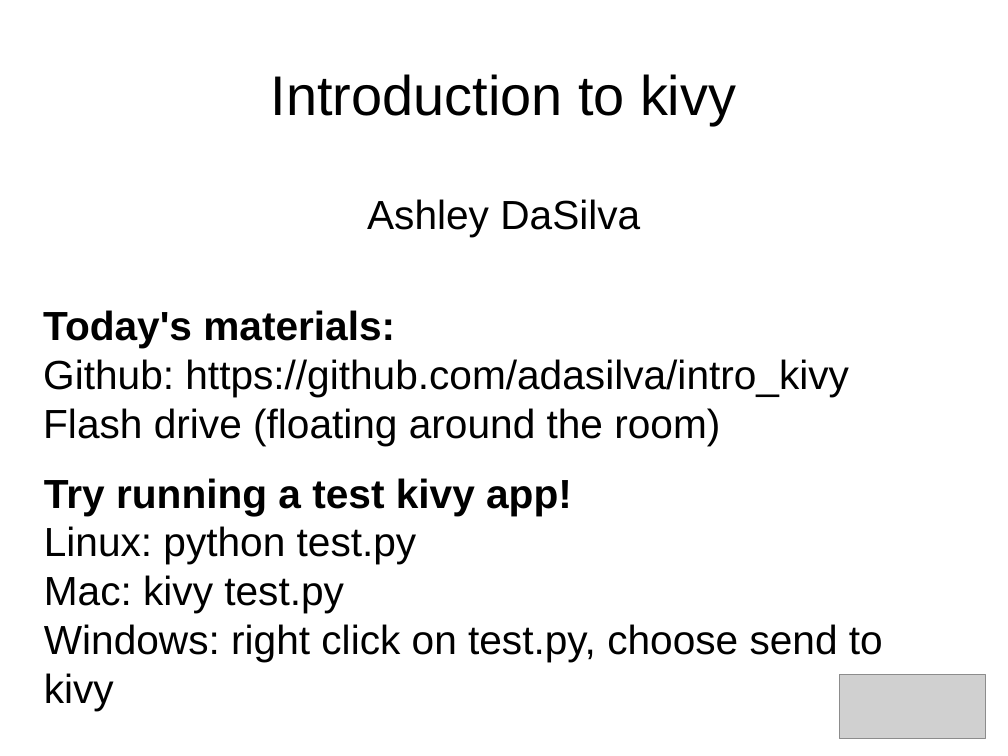
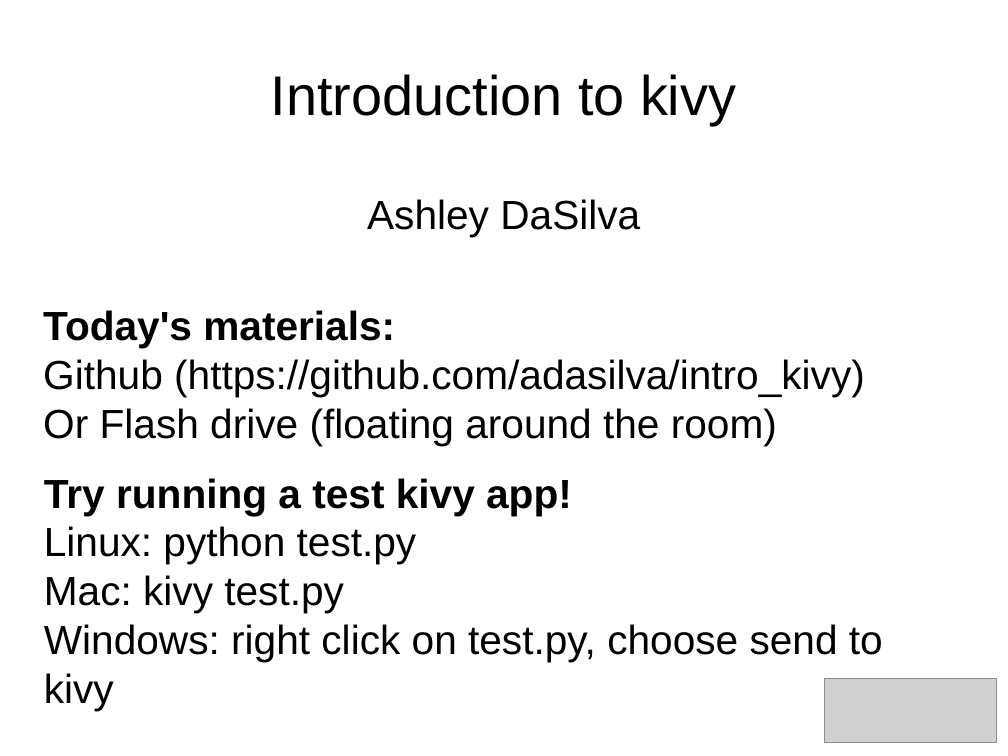
Before and after one commit to adasilva/intro_kivy, a slide deck: slide 1 of intro_kivy.odp. Drawn at 1008x756 pixels with LibreOffice and Linux fonts; fonts in the diff are those of the drawing; grey boxes stand for pictures. Boxes give left, top, right and bottom in pixels: in the first picture for what was removed or moved away, otherwise in the second. Text is boxed around its words. In the diff, an @@ line names an element or a change of style, - is before the commit and + after.

Commit message:
slide formatting, image info

```diff
--- a/intro_kivy.odp
+++ b/intro_kivy.odp
@@ text at <box>43,359,865,446</box>: text changed @@
-Github: https://github.com/adasilva/intro_kivy
-Flash drive (floating around the room)
+Github (https://github.com/adasilva/intro_kivy)
+Or Flash drive (floating around the room)
@@ picture: place and size @@
-picture at <box>840,675,986,739</box>
+picture at <box>825,679,997,743</box>
```
Also in this commit, not shown: 22 other slides changed.
